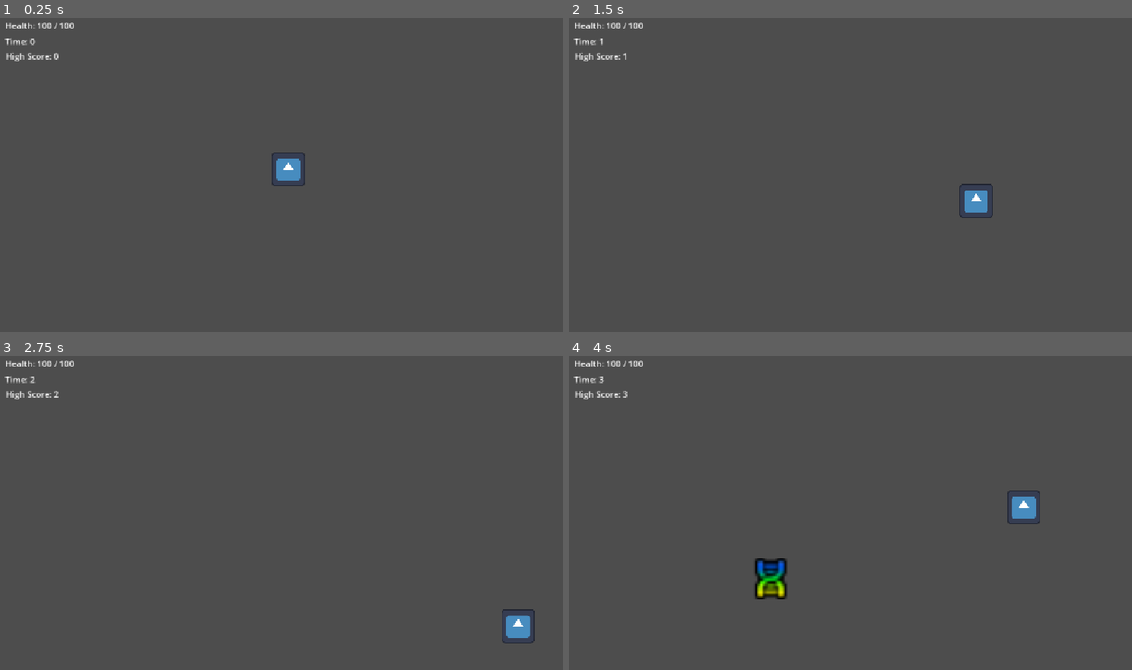
Above: before the commit, frames 1-4 (two rows, left to right).
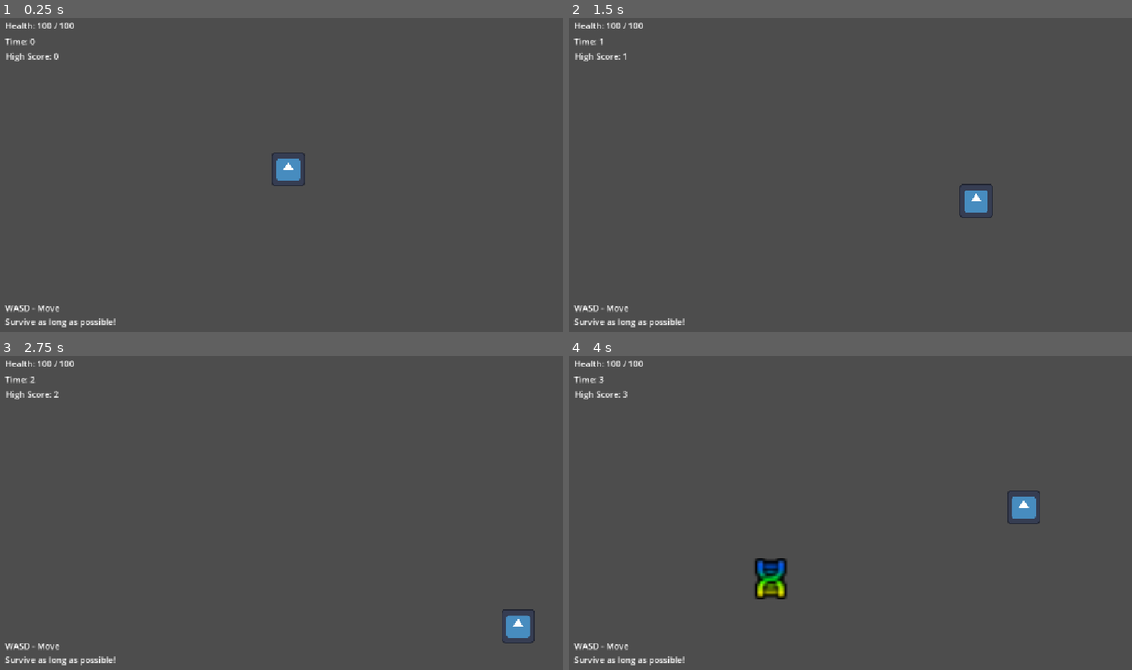
Above: after the commit, the same moments.

Repository: akr0407/LearnGame1-DodgeTheEnemies
Game: Godot game, scene res://scenes/main.tscn
Two runs of this game, one before a commit and one after it. Both use one fixed random seed, a clock stepped at 60 frames per second and the inputs below. The project has no main scene, so this scene is started directly. The engine's default icon, where the game draws it, is replaced by a stand-in: a white triangle on a blue panel in a dark square.
Inputs:
- Up to frame 1 (0.25 s): no input
- Up to frame 2 (1.5 s): tap Enter at 0.5 s; hold D (move_right) 0.53-1.28 s; hold S (move_down) from 1.28 s (still down)
- Up to frame 3 (2.75 s): release S (move_down) at 2.03 s; hold D (move_right) from 2.03 s (still down)
- Up to frame 4 (4 s): release D (move_right) at 2.78 s; hold W (move_up) 2.78-3.53 s; hold A (move_left) from 3.53 s (still down)

The runs differ from the first frame. In frame 1, 0.4% of the frame differs, in the area x 0-21%, y 91-99%; in frame 2, 0.4%; in frame 3, 0.4%; in frame 4, 0.4%.

Commit message:
Complete dodge the enemies v1

Diff:
--- /dev/null
+++ b/default_bus_layout.tres
@@ -0,0 +1,4 @@
+[gd_resource type="AudioBusLayout" format=3 uid="uid://ydteer1n1yxl"]
+
+[resource]
+bus/0/volume_db = -1.519247
--- a/scenes/main.tscn
+++ b/scenes/main.tscn
@@ -99,6 +99,14 @@
 offset_bottom = 101.0
 text = "High Score: 0"
 
+[node name="InstructionLabel" type="Label" parent="UI" unique_id=1352897417]
+offset_left = 20.0
+offset_top = 555.0
+offset_right = 229.0
+offset_bottom = 604.0
+text = "WASD - Move
+Survive as long as possible!"
+
 [node name="EnemySpawner" type="Node2D" parent="." unique_id=734020299]
 
 [node name="SpawnTimer" type="Timer" parent="EnemySpawner" unique_id=2110356855]
--- a/scenes/player.tscn
+++ b/scenes/player.tscn
@@ -2,6 +2,7 @@
 
 [ext_resource type="Texture2D" uid="uid://cwxc6lgh4spp" path="res://icon.svg" id="1_3vyb7"]
 [ext_resource type="Script" uid="uid://ccmrh4md0x0s" path="res://scripts/player.gd" id="1_g2els"]
+[ext_resource type="AudioStream" uid="uid://51rv4yaeagoh" path="res://sprites/sounds/death-sfx.mp3" id="3_qhqgy"]
 
 [sub_resource type="RectangleShape2D" id="RectangleShape2D_hs3mr"]
 size = Vector2(130, 130)
@@ -17,3 +18,9 @@
 [node name="Sprite2D" type="Sprite2D" parent="." unique_id=273698341]
 scale = Vector2(0.5, 0.5)
 texture = ExtResource("1_3vyb7")
+
+[node name="DamageSound" type="AudioStreamPlayer2D" parent="." unique_id=1375446920]
+stream = ExtResource("3_qhqgy")
+
+[node name="HitSound" type="AudioStreamPlayer2D" parent="." unique_id=1929997819]
+stream = ExtResource("3_qhqgy")
--- a/scripts/main.gd
+++ b/scripts/main.gd
@@ -53,6 +53,8 @@
 	final_time_label.text = "Survived: " + str(int(survival_time)) + " seconds"
 	game_over_panel.visible = true
 
+	$EnemySpawner/SpawnTimer.stop()
+
 
 func _on_restart_button_pressed() -> void:
 	get_tree().reload_current_scene()
--- a/scripts/player.gd
+++ b/scripts/player.gd
@@ -8,13 +8,22 @@
 	health -= amount
 	print("Player health: ", health)
 
+	$HitSound.play()
+	$Sprite2D.modulate = Color.RED
+	await get_tree().create_timer(0.1).timeout
+	$Sprite2D.modulate = Color.WHITE
+
 	if health <= 0:
 		die()
 
 func die():
 	print("Player Died")
+
+	set_physics_process(false)
+	$Sprite2D.visible = false
+	$DamageSound.play()
+
 	died.emit()
-	set_physics_process(false)
 
 func _ready():
 	pass
Not shown, added: sprites/sounds/death-sfx.mp3.import
Not shown, added: sprites/sounds/death-sfx.mp3
